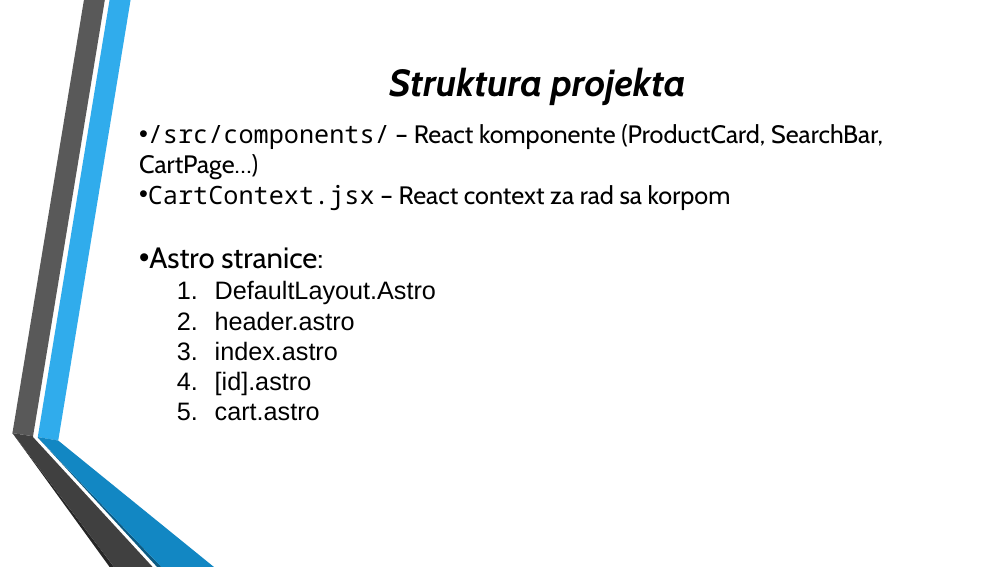
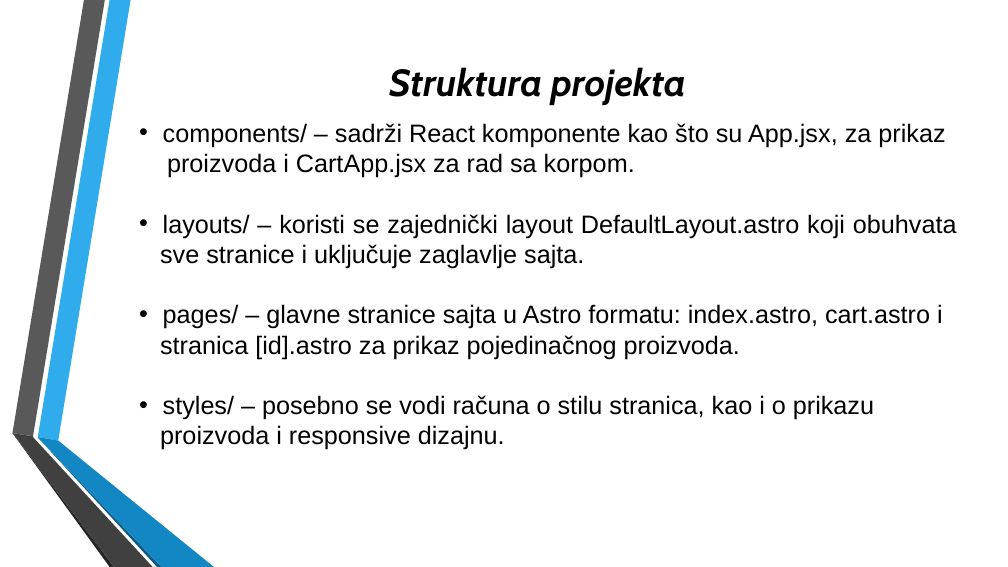
Before and after one commit to AleksaT205/TechStore, a slide deck: slide 5 of Prezentacija.pptx. Drawn at 1008x567 pixels with LibreOffice and Linux fonts; fonts in the diff are those of the drawing; background and template pictures are left out. Boxes give left, top, right and bottom in pixels: in the first picture for what was removed or moved away, otherwise in the second. Text is boxed around its words. In the diff, an @@ line names an element or a change of style, - is before the commit and + after.

```diff
--- a/Prezentacija.pptx
+++ b/Prezentacija.pptx
@@ text at bbox=[160, 123, 957, 450]: text changed; font Cabin to Arial @@
-• /src/components/ – React komponente (ProductCard, SearchBar, CartPage…)
-• CartContext.jsx – React context za rad sa korpom
-• Astro stranice:
-  1. DefaultLayout.Astro
-  2. header.astro
-  3. index.astro
-  4. [id].astro
-  5. cart.astro
+• components/ – sadrži React komponente kao što su App.jsx, za prikaz
+proizvoda i CartApp.jsx za rad sa korpom.
+• layouts/ – koristi se zajednički layout DefaultLayout.astro koji obuhvata
+sve stranice i uključuje zaglavlje sajta.
+• pages/ – glavne stranice sajta u Astro formatu: index.astro, cart.astro i
+stranica [id].astro za prikaz pojedinačnog proizvoda.
+• styles/ – posebno se vodi računa o stilu stranica, kao i o prikazu
+proizvoda i responsive dizajnu.
```
Also in this commit, not shown: 3 other slides changed, 2 slides added.
